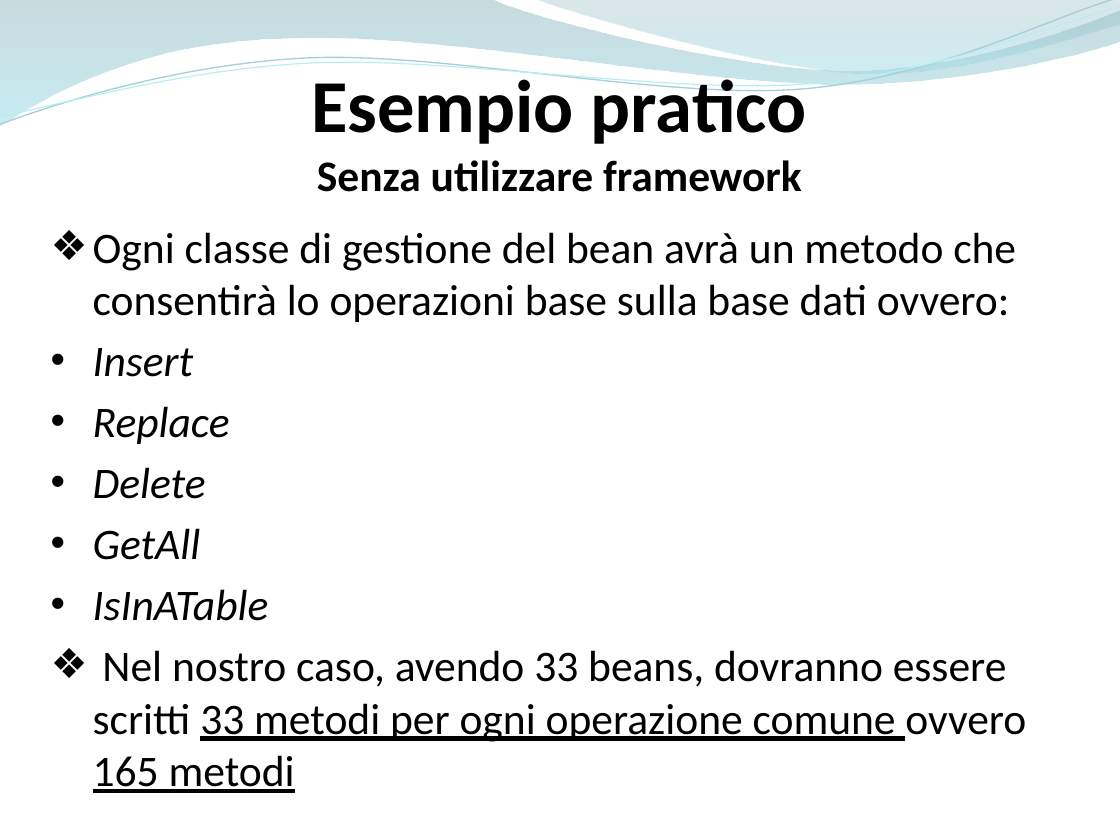
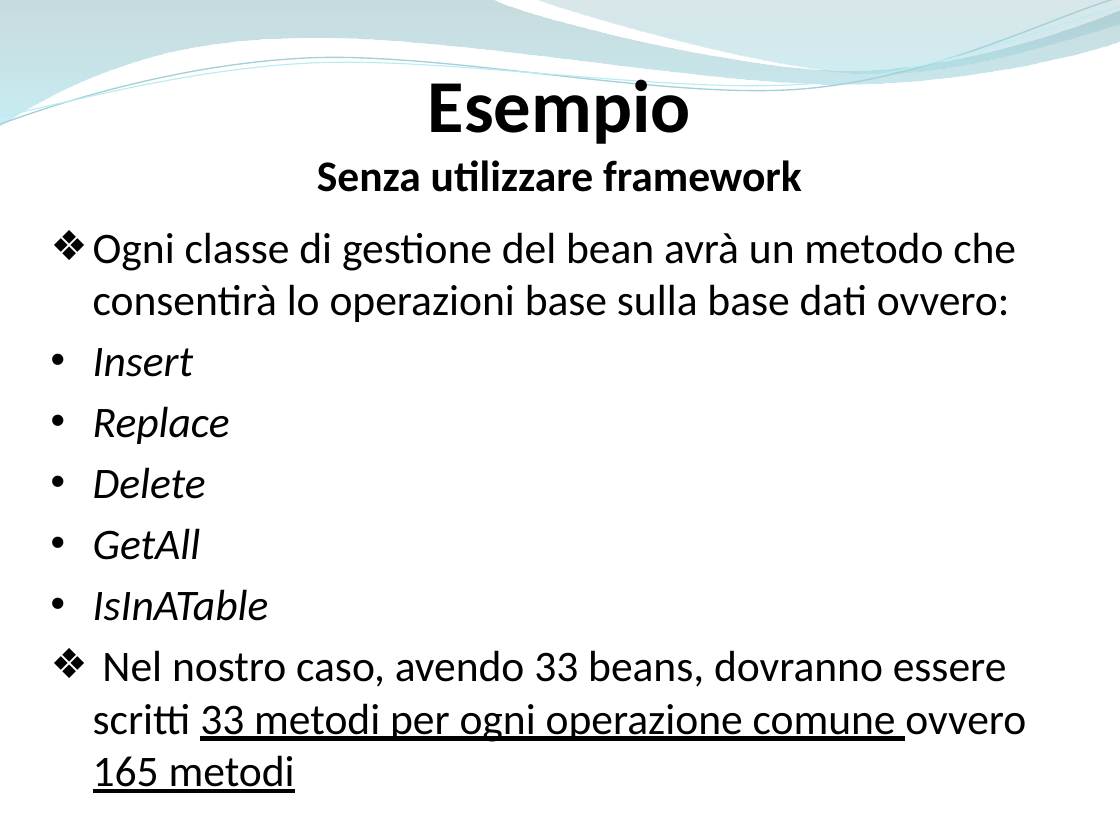
Before and after one commit to ammirate/at-silo, a slide deck: slide 59 of Presentazione/Atsilo1/[BOZZA] Atsilo_A_PresentazioneFinale copia.pptx. Drawn at 1120x840 pixels with LibreOffice and Linux fonts; fonts in the diff are those of the drawing. Boxes give left, top, right and bottom in pixels: in the first picture for what was removed or moved away, otherwise in the second. Text is boxed around its words. In the diff, an @@ line names an element or a change of style, - is before the commit and + after.

```diff
--- a/Presentazione/Atsilo1/[BOZZA] Atsilo_A_PresentazioneFinale copia.pptx
+++ b/Presentazione/Atsilo1/[BOZZA] Atsilo_A_PresentazioneFinale copia.pptx
@@ text at <box>428,71,691,144</box>: text changed @@
-Esempio pratico
+Esempio
```
Also in this commit, not shown: 5 other slides changed, 1 slide removed.
